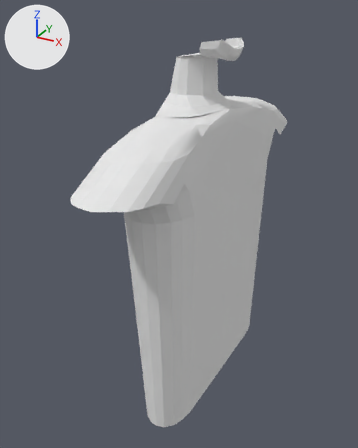
Before and after pictures for a commit that changed the Blender file assets/models/src/head.blend.
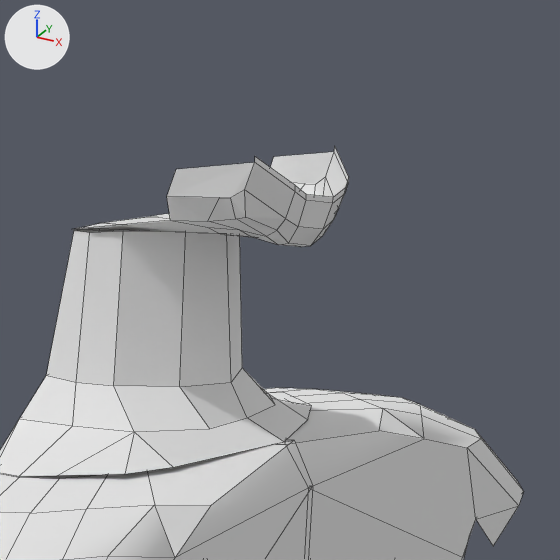
There are two pictures of each version: one whole from a 50 mm lens placed at (1.743, -3.606, 3.303), pointed at (-0.175, -0.119, 1.56), one close up on the part from 44% to 83% of the width and 0% to 31% of the height. Every picture has the same lights, and +X, +Y and +Z are marked at upper left. The close-ups show mesh edges as thin lines.
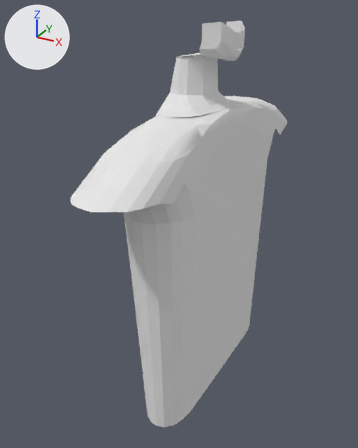
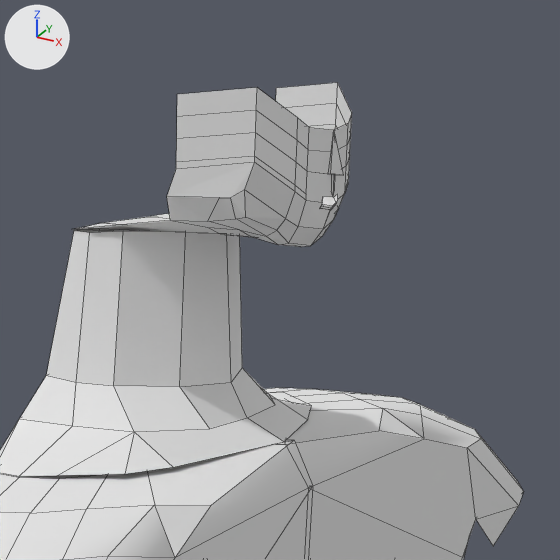
Commit message: work on head

Where the change shows, as pixel boxes [x1, y1, x2, y2] in the close-ups (560 x 560 px):
```json
{"object": "Plane.001", "change": "reshaped", "before": [74, 148, 349, 247], "after": [74, 83, 352, 247], "on screen": "65% taller"}
{"part": 1, "of": "me_plane_001", "change": "built on", "before": [306, 188, 345, 218], "after": [176, 83, 352, 218]}
```

Edits to the scene script, one JSON object a line:
```json
{"block": "me_plane_001", "where": "# used by ob_plane_001; location = (0.022, -0.012, 2.955); scale = (0.05, 0.05, 0.1)"}
{"op": "remove", "block": "me_plane_001", "code": "me_plane_001.from_pydata(...)  # 37 vertices, 26 faces; spans x -4.28..5.17, y -0.1..4.27, z -0.27..1.38"}
{"op": "add", "block": "me_plane_001", "code": "me_plane_001.from_pydata(...)  # 72 vertices, 48 faces, 1 loose edge; spans x -4.28..5.53, y -0.1..4.27, z -0.27..2.48"}
{"block": "me_plane_001", "change": "me_plane_001 part 1"}
{"block": "me_plane_001", "change": "1 vertex is removed from x 5.17, y -0.01, z 0.51"}
{"block": "me_plane_001", "change": "2 faces are deleted"}
{"block": "me_plane_001", "change": "1 vertex moves from x 4.38, y -0.02, z -0.24 to x 4.38, y 0.01, z -0.24"}
{"block": "me_plane_001", "change": "36 vertices are added at x 0.92..5.53, y -0.01..4.23, z -0.12..2.48"}
{"block": "me_plane_001", "change": "1 loose edge is added"}
{"block": "me_plane_001", "change": "24 new faces join them"}
```
